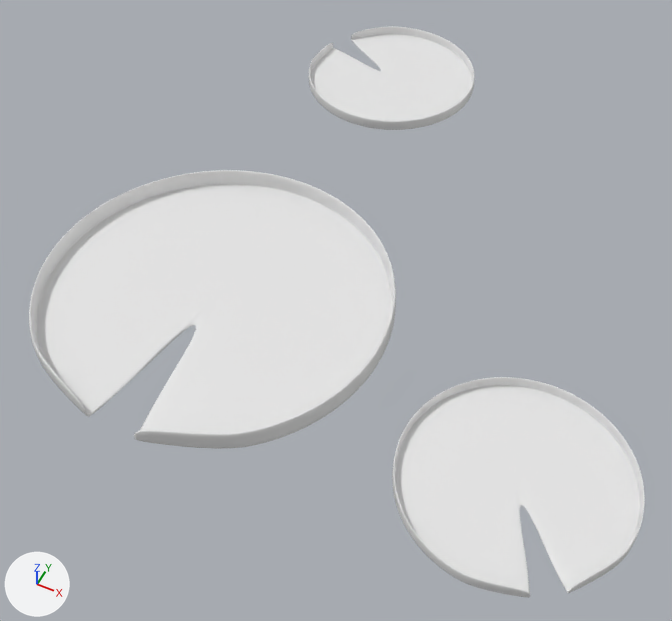
Before and after pictures for a commit that changed the FBX model Assets/PtutTest/3D/nenuphar.fbx.
Both versions are drawn from a camera (50 mm lens) standing at (5.71, -7.49, 10.4) and looking at (1.4, 1.13, -0.37). The lights are fixed; the arrows at lower left show +X, +Y and +Z. Materials are left out; every surface is plain grey. Where no turn or scale is listed for an object, it has been applied to the vertices.
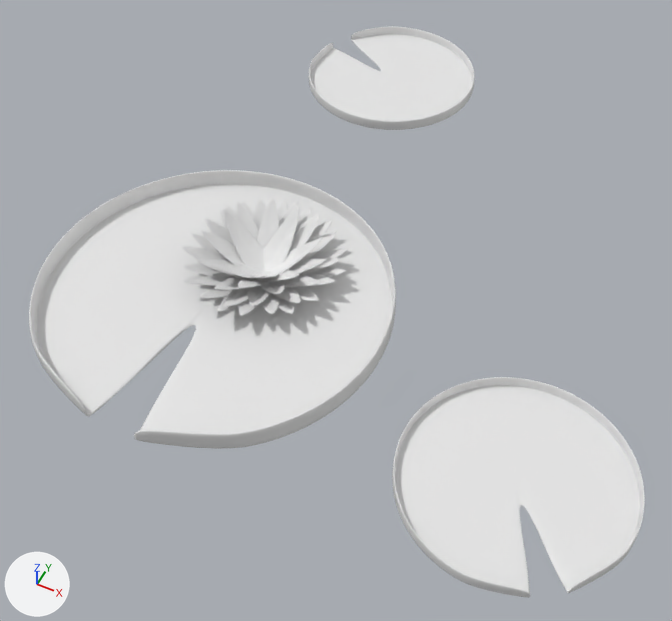
Commit message: 3D Nenuphar

Where the change shows, as pixel boxes (x1, y1, x2, y2) in the pictures (672 x 621 px):
'Cube.001', now drawn
    after: (181, 196, 347, 316)

Diff of the bpy script that builds the scene:
```diff
--- a/Assets/PtutTest/3D/nenuphar.fbx.py
+++ b/Assets/PtutTest/3D/nenuphar.fbx.py
@@ me_cube_003 @@
 # used by ob_cube_001; location = (0.36, 0.83, 0.31)
-me_cube_003.from_pydata(...)  # 0 vertices, 0 faces; spans empty
+me_cube_003.from_pydata(...)  # 27300 vertices, 27200 faces; spans x -1.204..1.251, y -1.286..1.273, z -0.127..0.765
+# me_cube_003 part 1: the whole mesh is rebuilt
```
